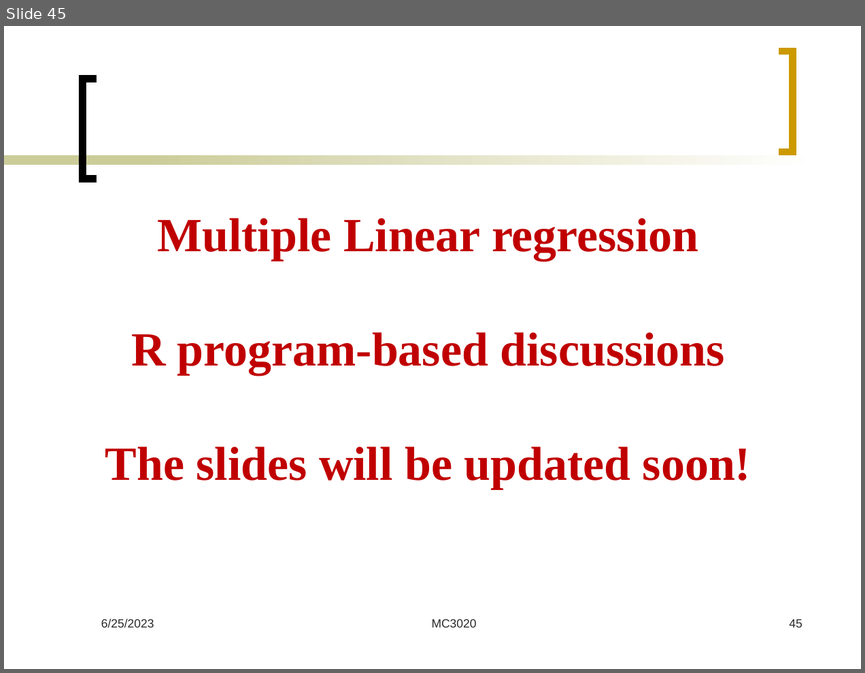
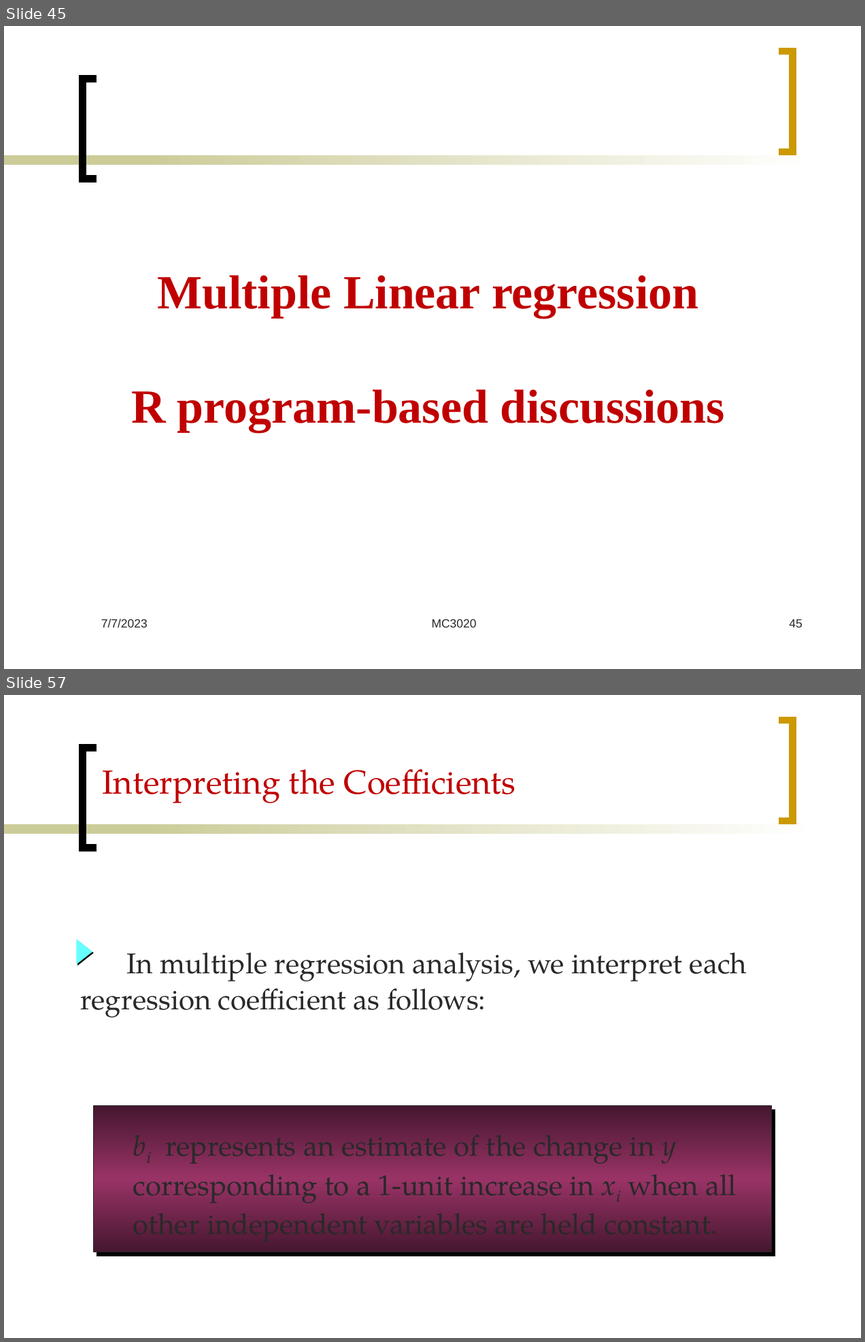
Before and after one commit to Mayooran1987/MC3020, a slide deck: Lect_6.pptx. Shown one above the other, each under a label of ours: slide 45 before the commit, slides 45 and 57 after it; the slides between them are not shown. The pictures are 865x673 and 865x1342 pixels, drawn with LibreOffice and Linux fonts; fonts in the diff are those of the drawing. Boxes give left, top, right and bottom in pixels: in the first picture for what was removed or moved away, otherwise in the second. Text is boxed around its words. In the diff, an @@ line names an element or a change of style, - is before the commit and + after.

```diff
--- a/Lect_6.pptx
+++ b/Lect_6.pptx
@@ slide 57 added at [4, 695, 861, 1338], background #FFFFFF; not listed: 4 template elements that a slide beside it also shows @@
@@ text added at [102, 769, 515, 803], 28 pt, text #C00000 @@
+Interpreting the Coefficients
@@ triangle added at [77, 940, 92, 963], fill #66FFFF, outline #66FFFF 1 pt @@
@@ text added at [80, 952, 747, 1017], 24 pt, text #292929 @@
+In multiple regression analysis, we interpret each
+regression coefficient as follows:
@@ rectangle added at [93, 1106, 772, 1252], fill gradient #6D2449 to #993366, outline #292929 0.5 pt @@
@@ text added at [133, 1134, 736, 1203], 24 pt, text #292929 @@
+bi represents an estimate of the change in y
+corresponding to a 1-unit increase in xi when all
+other independent variables are held constant.
@@ slide 45 changed as well @@
@@ title at [131, 275, 725, 432]: text changed @@
-Multiple Linear regression
-R program-based discussions
-The slides will be updated soon!
+Multiple Linear regression
+R program-based discussions
@@ text at [101, 618, 147, 627]: text changed @@
-6/25/2023
+7/7/2023
```
Also in this commit, not shown: 44 other slides changed, 37 other slides added.
